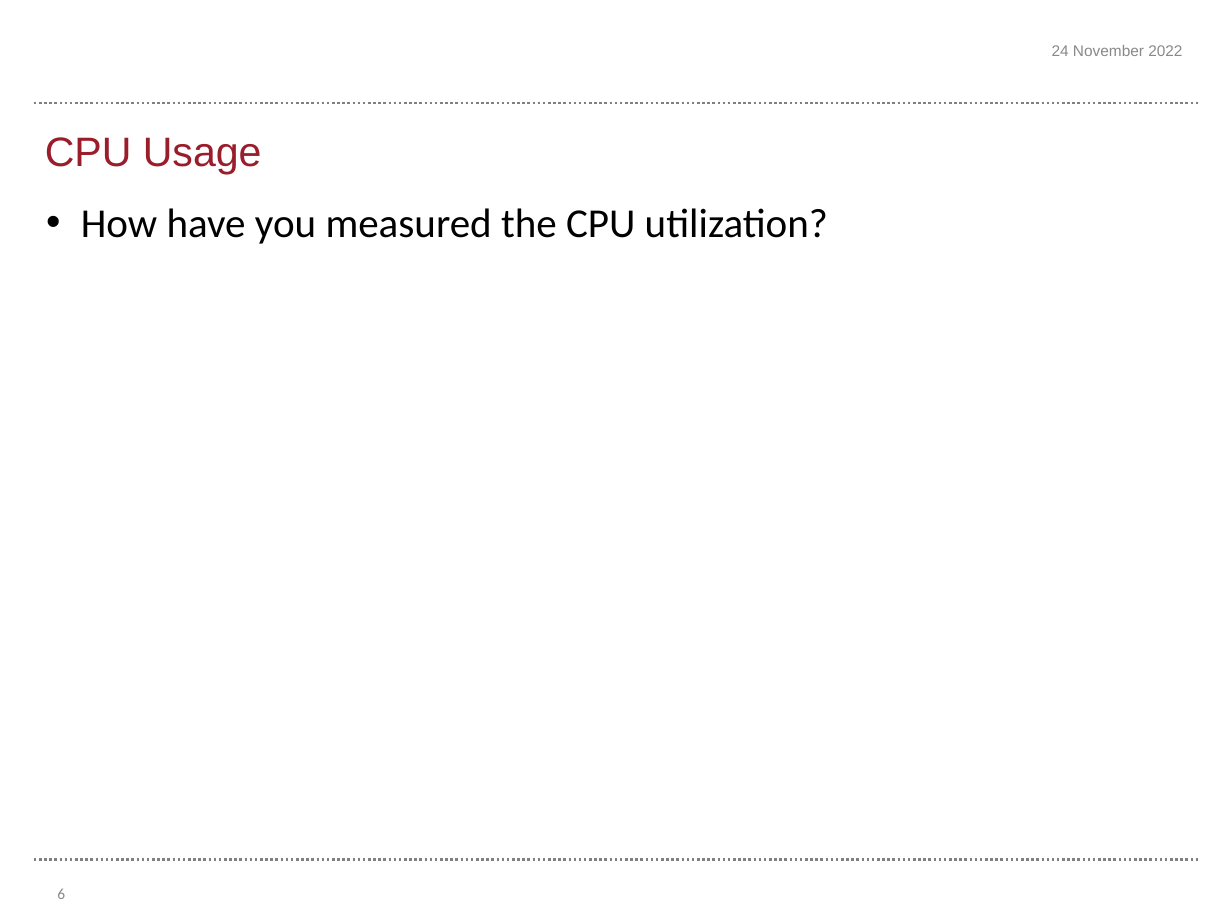
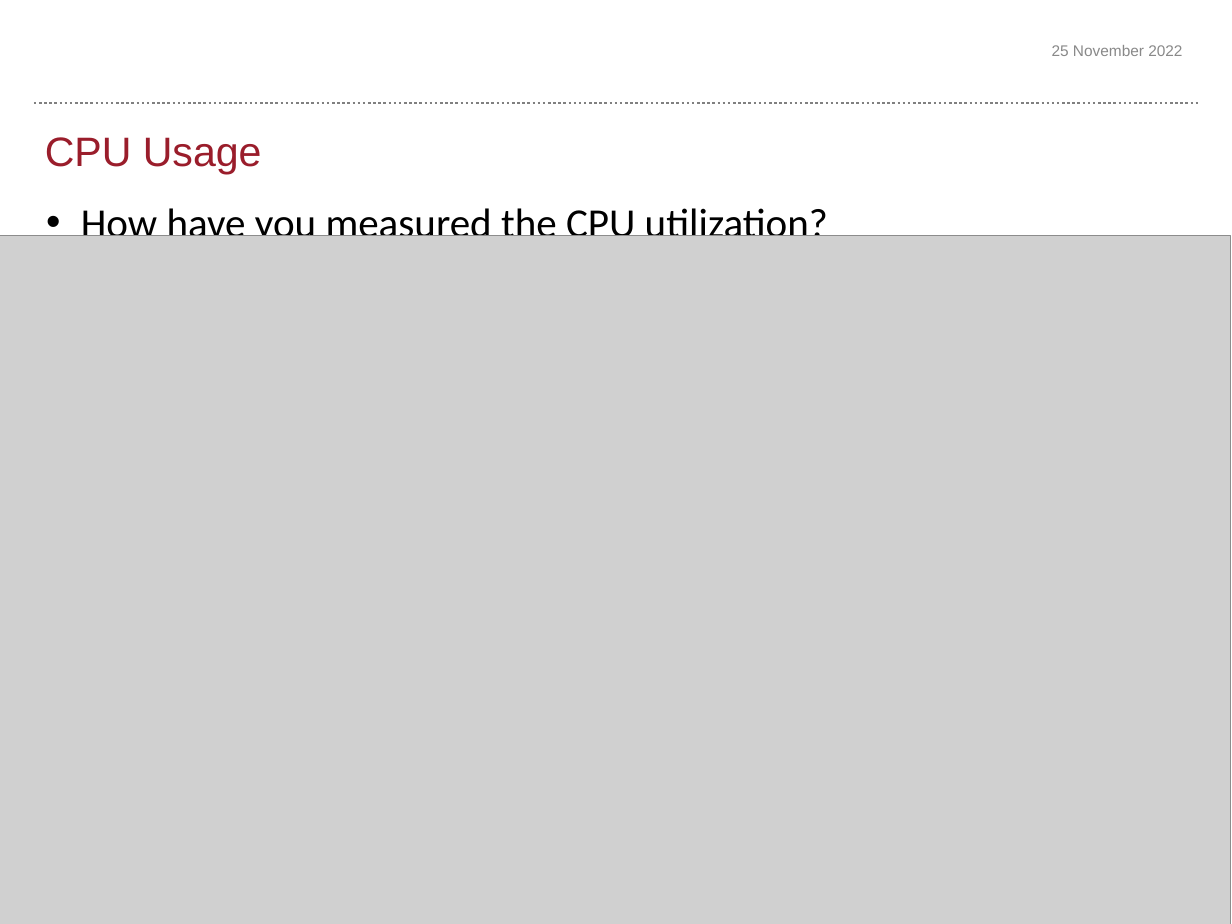
Before and after one commit to harryrrah0706/ERTS-Part-2-Task1-Final, a slide deck: slide 6 of Template final assessment - Task 1.pptx. Drawn at 1232x924 pixels with LibreOffice and Linux fonts; fonts in the diff are those of the drawing; grey boxes stand for pictures; background and template pictures are left out. Boxes give left, top, right and bottom in pixels: in the first picture for what was removed or moved away, otherwise in the second. Text is boxed around its words. In the diff, an @@ line names an element or a change of style, - is before the commit and + after.

```diff
--- a/Template final assessment - Task 1.pptx
+++ b/Template final assessment - Task 1.pptx
@@ text at [1052, 45, 1182, 56]: text changed @@
-24 November 2022
+25 November 2022
@@ picture added at [0, 235, 1231, 924] @@
@@ line removed from (33, 860) to (1199, 860) @@
@@ page number removed at [57, 888, 65, 899] @@
-6
```
Also in this commit, not shown: 5 other slides changed, 1 slide added, 3 other files.
